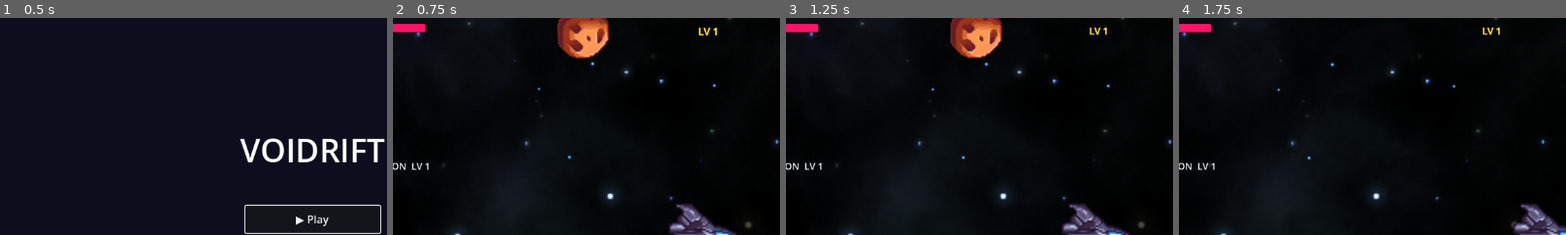
Above: before the commit, frames 1-4 (left to right).
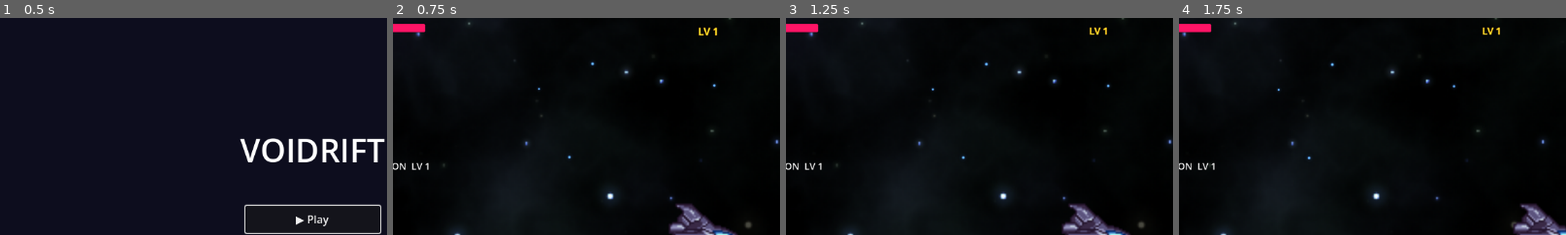
Above: after the commit, the same moments.

Repository: chalkbluffone/voidrift
Game: Godot game, scene res://scenes/ui/main_menu.tscn
The game is run twice, just before and just after one commit, with the same random seed, the same clock (stepped at 60 frames per second) and the same inputs.
Inputs (mouse positions are % of the whole screen's width and height, from its top left):
- Up to frame 1 (0.5 s): no input
- Up to frame 2 (0.75 s): click "▶ Play" at 0.5 s
- Up to frame 3 (1.25 s): no input
- Up to frame 4 (1.75 s): tap Enter (ui_accept) at 1.25, 1.52 s; move the mouse to (72, 45) at 1.27 s; hold Right (ui_right) from 1.28 s (still down); hold Space (phase_shift) from 1.28 s (still down); click (72, 45) at 1.42 s
The pictures show only the part of the screen within x 10-60%, y 0-50%; the shares and areas given below are measured in that part.

Frame 1 is identical in both runs. In frame 2, 2.2% of the frame differs, in the area x 42-56%, y 0-19%; in frame 3, 2.2%; in frame 4, nothing differs.

Commit message:
refactor: remove obsolete radiant arc debug UI and minable asteroid files
- Deleted `radiant_arc_debug_ui.gd` and its associated UID file.
- Removed `minable_asteroid.tscn` and its script, `minable_asteroid.gd`, along with the corresponding UID file.
- Updated `world.tscn` to remove references to the deleted minable asteroid scene and obstacle manager.
- Cleaned up `ship.gd` to remove the debug UI initialization and settings handling, integrating default radiant arc settings directly.
- Removed the `obstacle_manager.gd` script, which managed minable asteroids.
- Added a new document, `DECISION_POINTS.md`, to track refactoring decisions and completed fixes.

Diff:
--- a/effects/radiant_arc/radiant_arc_debug_ui.gd
+++ /dev/null
@@ -1,124 +0,0 @@
-extends CanvasLayer
-
-const SAVE_PATH = "user://radiant_arc_settings.cfg"
-
-# Reference to the settings we're modifying
-var settings: Dictionary = {
-	"arc_angle_deg": 90.0,
-	"radius": 42.0,
-	"thickness": 18.0,
-	"taper": 0.5,
-	"length_scale": 0.75,
-	"distance": 25.0,
-	"duration": 0.8,
-	"sweep_speed": 1.2,
-	"glow_strength": 3.0,
-	"fade_in": 0.08,
-	"fade_out": 0.15,
-}
-
-signal settings_changed(settings: Dictionary)
-
-
-func _load_settings() -> void:
-	var config = ConfigFile.new()
-	var err = config.load(SAVE_PATH)
-	if err == OK:
-		for key in settings.keys():
-			if config.has_section_key("arc", key):
-				settings[key] = config.get_value("arc", key)
-		print("Radiant Arc settings loaded from ", SAVE_PATH)
-
-
-func _save_settings() -> void:
-	var config = ConfigFile.new()
-	for key in settings.keys():
-		config.set_value("arc", key, settings[key])
-	config.save(SAVE_PATH)
-	print("Radiant Arc settings saved to ", SAVE_PATH)
-
-var _panel: PanelContainer
-var _sliders: Dictionary = {}
-var _labels: Dictionary = {}
-
-func _ready() -> void:
-	# Load saved settings first
-	_load_settings()
-
-	# Ensure this renders above everything
-	layer = 100
-
-	# Create the UI
-	_panel = PanelContainer.new()
-	_panel.set_anchors_preset(Control.PRESET_BOTTOM_RIGHT)
-	_panel.grow_horizontal = Control.GROW_DIRECTION_BEGIN
-	_panel.grow_vertical = Control.GROW_DIRECTION_BEGIN
-	_panel.offset_right = -50
-	_panel.offset_bottom = -50
-	add_child(_panel)
-
-	var vbox = VBoxContainer.new()
-	vbox.custom_minimum_size = Vector2(300, 0)
-	_panel.add_child(vbox)
-
-	# Title
-	var title = Label.new()
-	title.text = "Radiant Arc Debug (F1 to toggle)"
-	title.horizontal_alignment = HORIZONTAL_ALIGNMENT_CENTER
-	vbox.add_child(title)
-
-	# Add sliders for each setting
-	_add_slider(vbox, "arc_angle_deg", 30.0, 360.0, 1.0)
-	_add_slider(vbox, "radius", 10.0, 150.0, 1.0)
-	_add_slider(vbox, "thickness", 5.0, 80.0, 1.0)
-	_add_slider(vbox, "taper", 0.0, 1.0, 0.05)
-	_add_slider(vbox, "length_scale", 0.25, 3.0, 0.05)
-	_add_slider(vbox, "distance", 0.0, 100.0, 1.0)
-	_add_slider(vbox, "duration", 0.1, 2.0, 0.05)
-	_add_slider(vbox, "sweep_speed", 0.5, 5.0, 0.1)
-	_add_slider(vbox, "glow_strength", 0.5, 10.0, 0.1)
-	_add_slider(vbox, "fade_in", 0.0, 0.5, 0.01)
-	_add_slider(vbox, "fade_out", 0.0, 0.5, 0.01)
-
-	_panel.visible = false
-
-
-func _add_slider(parent: Control, setting_name: String, min_val: float, max_val: float, step: float) -> void:
-	var hbox = HBoxContainer.new()
-	parent.add_child(hbox)
-
-	# Label with name and value
-	var label = Label.new()
-	label.custom_minimum_size = Vector2(180, 0)
-	label.text = "%s: %.2f" % [setting_name, settings[setting_name]]
-	hbox.add_child(label)
-	_labels[setting_name] = label
-
-	# Slider
-	var slider = HSlider.new()
-	slider.custom_minimum_size = Vector2(120, 0)
-	slider.min_value = min_val
-	slider.max_value = max_val
-	slider.step = step
-	slider.value = settings[setting_name]
-	slider.value_changed.connect(_on_slider_changed.bind(setting_name))
-	hbox.add_child(slider)
-	_sliders[setting_name] = slider
-
-
-func _on_slider_changed(value: float, setting_name: String) -> void:
-	settings[setting_name] = value
-	_labels[setting_name].text = "%s: %.2f" % [setting_name, value]
-	_save_settings()  # Auto-save on every change
-	settings_changed.emit(settings)
-
-
-func _input(event: InputEvent) -> void:
-	if event is InputEventKey and event.pressed and not event.echo:
-		if event.keycode == KEY_F1:
-			_panel.visible = not _panel.visible
-			get_viewport().set_input_as_handled()
-
-
-func get_settings() -> Dictionary:
-	return settings.duplicate()
--- a/scenes/gameplay/obstacles/minable_asteroid.tscn
+++ /dev/null
@@ -1,31 +0,0 @@
-[gd_scene load_steps=6 format=3 uid="uid://c4eccvhn11enc"]
-
-[ext_resource type="Script" uid="uid://cryhcuk0x2a48" path="res://scripts/enemies/minable_asteroid.gd" id="1_akfqu"]
-[ext_resource type="Texture2D" uid="uid://0gvgjujv584a" path="res://Shoot`em Up/Asteroids-0001.png" id="2_6mo6b"]
-
-[sub_resource type="AtlasTexture" id="AtlasTexture_6mo6b"]
-atlas = ExtResource("2_6mo6b")
-region = Rect2(0, 64, 50, 50)
-
-[sub_resource type="SpriteFrames" id="SpriteFrames_t4se3"]
-animations = [{
-"frames": [{
-"duration": 1.0,
-"texture": SubResource("AtlasTexture_6mo6b")
-}],
-"loop": true,
-"name": &"default",
-"speed": 5.0
-}]
-
-[sub_resource type="CircleShape2D" id="CircleShape2D_0md28"]
-radius = 20.0
-
-[node name="MinableAsteroid" type="Area2D"]
-script = ExtResource("1_akfqu")
-
-[node name="Sprite2D" type="AnimatedSprite2D" parent="."]
-sprite_frames = SubResource("SpriteFrames_t4se3")
-
-[node name="CollisionShape2D" type="CollisionShape2D" parent="."]
-shape = SubResource("CircleShape2D_0md28")
--- a/scenes/gameplay/world.tscn
+++ b/scenes/gameplay/world.tscn
@@ -1,12 +1,10 @@
-[gd_scene load_steps=12 format=3 uid="uid://bvjgoos8oxons"]
+[gd_scene load_steps=11 format=3 uid="uid://bvjgoos8oxons"]
 
 [ext_resource type="Script" uid="uid://cev0tcmrresu0" path="res://scripts/systems/world.gd" id="1_71j4m"]
 [ext_resource type="PackedScene" uid="uid://b5txwryijy5id" path="res://scenes/gameplay/ship.tscn" id="1_rwgxs"]
 [ext_resource type="Texture2D" uid="uid://bfbdw3w7mpnbq" path="res://assets/backgrounds/Green Nebula/Green_Nebula_05-1024x1024.png" id="2_4mrxx"]
-[ext_resource type="Script" uid="uid://cveoc5hgemnu4" path="res://scripts/systems/obstacle_manager.gd" id="2_4wyf3"]
 [ext_resource type="Material" uid="uid://bc1yjbx4pki81" path="res://materials/stars_near.tres" id="2_i7141"]
 [ext_resource type="Material" uid="uid://byvccfmo8fywt" path="res://materials/stars_far.tres" id="2_qfnet"]
-[ext_resource type="PackedScene" uid="uid://c4eccvhn11enc" path="res://scenes/gameplay/obstacles/minable_asteroid.tscn" id="3_4wyf3"]
 [ext_resource type="Script" path="res://scripts/systems/enemy_spawner.gd" id="8_spawner"]
 [ext_resource type="PackedScene" uid="uid://dhud0000000001" path="res://scenes/ui/hud.tscn" id="9_hud"]
 [ext_resource type="PackedScene" uid="uid://dlevelup000001" path="res://scenes/ui/level_up.tscn" id="10_levelup"]
@@ -66,14 +64,6 @@
 
 [node name="Ship" parent="." instance=ExtResource("1_rwgxs")]
 
-[node name="Asteroids" type="Node2D" parent="."]
-
-[node name="ObstacleManager" type="Node" parent="."]
-script = ExtResource("2_4wyf3")
-asteroid_scene = ExtResource("3_4wyf3")
-ship_path = NodePath("../Ship")
-asteroid_container_path = NodePath("../Asteroids")
-
 [node name="EnemySpawner" type="Node2D" parent="."]
 script = ExtResource("8_spawner")
 
--- a/scripts/core/stats_component.gd
+++ b/scripts/core/stats_component.gd
@@ -8,6 +8,9 @@
 signal hp_changed(current: float, maximum: float)
 signal shield_changed(current: float, maximum: float)
 signal died
+
+# Autoload references
+var DataLoader: Node
 
 # --- Stat Names (constants for type safety) ---
 const STAT_MAX_HP := "max_hp"
@@ -112,6 +115,9 @@
 
 
 func _ready() -> void:
+	# Get autoload references
+	DataLoader = get_node_or_null("/root/DataLoader")
+
 	# Initialize with defaults
 	for stat_name in DEFAULT_BASE_STATS:
 		base_stats[stat_name] = DEFAULT_BASE_STATS[stat_name]
@@ -124,6 +130,10 @@
 
 func apply_ship_upgrade(upgrade_id: String) -> void:
 	"""Apply a single stack of a ship upgrade."""
+	if not DataLoader:
+		push_error("StatsComponent: DataLoader not available")
+		return
+
 	var upgrade_data: Dictionary = DataLoader.get_ship_upgrade(upgrade_id)
 	if upgrade_data.is_empty():
 		return
--- a/scripts/enemies/minable_asteroid.gd
+++ /dev/null
@@ -1,11 +0,0 @@
-extends Area2D
-
-## Minable asteroid - interactive object that can be destroyed for loot.
-## Press interact button near asteroid to mine it for Credits/XP/Stardust.
-
-var drift_velocity: Vector2 = Vector2.ZERO
-var spin_speed: float = 0.0
-
-func _physics_process(delta: float) -> void:
-	global_position += drift_velocity * delta
-	rotation += spin_speed * delta
--- a/scripts/player/ship.gd
+++ b/scripts/player/ship.gd
@@ -49,8 +49,21 @@
 # Auto-fire radiant arc
 var _arc_fire_timer: float = 0.0
 const ARC_FIRE_INTERVAL: float = 1.0  # Fire once per second
-var _arc_debug_ui: CanvasLayer = null
-var _arc_settings: Dictionary = {}
+
+# Default radiant arc settings (previously from debug UI)
+var _arc_settings: Dictionary = {
+	"arc_angle_deg": 90.0,
+	"radius": 42.0,
+	"thickness": 18.0,
+	"taper": 0.5,
+	"length_scale": 0.75,
+	"distance": 25.0,
+	"duration": 0.8,
+	"sweep_speed": 1.2,
+	"glow_strength": 3.0,
+	"fade_in": 0.08,
+	"fade_out": 0.15,
+}
 
 
 func _ready() -> void:
@@ -58,13 +71,6 @@
 
 	# Initialize radiant arc spawner
 	_arc_spawner = RadiantArcSpawnerScript.new(self)
-
-	# Initialize debug UI for arc settings
-	var debug_ui_script = load("res://effects/radiant_arc/radiant_arc_debug_ui.gd")
-	_arc_debug_ui = debug_ui_script.new()
-	add_child(_arc_debug_ui)
-	_arc_debug_ui.settings_changed.connect(_on_arc_settings_changed)
-	_arc_settings = _arc_debug_ui.get_settings()
 
 	# Set base speed from config
 	var config: Node = get_node("/root/GameConfig")
@@ -375,10 +381,6 @@
 
 # --- Radiant Arc ---
 
-func _on_arc_settings_changed(new_settings: Dictionary) -> void:
-	_arc_settings = new_settings
-
-
 func _spawn_radiant_arc() -> void:
 	"""Spawn the radiant arc slash effect."""
 	var params = _arc_settings.duplicate()
--- a/scripts/systems/obstacle_manager.gd
+++ /dev/null
@@ -1,126 +0,0 @@
-extends Node
-
-## Manages spawning and cleanup of minable asteroids throughout the run.
-## These are interactive objects that drop loot when destroyed.
-
-@export var asteroid_scene: PackedScene
-@export var ship_path: NodePath
-@export var asteroid_container_path: NodePath
-
-# IMPORTANT:
-# This spawner no longer owns its own seed.
-# It derives a deterministic system seed from the single global seed (GameSeed).
-@export var seed_namespace: String = "asteroids"
-
-@export var chunk_size: int = 1024
-@export var view_chunks_radius: int = 2         # how many chunks around the ship to generate
-@export var asteroids_per_chunk: int = 5        # density
-
-@export var min_scale: float = 0.4
-@export var max_scale: float = 2.6
-@export var min_drift: float = 0.0
-@export var max_drift: float = 0.0
-@export var min_spin: float = -1.5
-@export var max_spin: float = 1.5
-
-var ship: Node2D
-var container: Node2D
-
-# Derived from GameSeed (single global seed)
-var system_seed: int = 0
-
-# Which chunks we've already generated (so we don't duplicate)
-var generated_chunks: Dictionary = {}  # key: Vector2i -> true
-
-func _ready() -> void:
-	ship = get_node(ship_path) as Node2D
-	container = get_node(asteroid_container_path) as Node2D
-
-	# Pull the ONE global seed and derive this system's seed.
-	# You must have GameSeed autoloaded and initialized before this runs.
-	system_seed = GameSeed.derive_seed(seed_namespace)
-
-	# Generate initial area
-	_generate_around_ship()
-
-func _physics_process(_delta: float) -> void:
-	if is_instance_valid(ship):
-		_generate_around_ship()
-
-func _generate_around_ship() -> void:
-	if not is_instance_valid(ship):
-		return
-	var ship_chunk := _world_to_chunk(ship.global_position)
-
-	for cy in range(ship_chunk.y - view_chunks_radius, ship_chunk.y + view_chunks_radius + 1):
-		for cx in range(ship_chunk.x - view_chunks_radius, ship_chunk.x + view_chunks_radius + 1):
-			var c := Vector2i(cx, cy)
-			if generated_chunks.has(c):
-				continue
-			_generate_chunk(c)
-			generated_chunks[c] = true
-
-	# Optional cleanup so nodes don't grow forever
-	_cleanup_far_asteroids(ship_chunk)
-
-func _generate_chunk(chunk: Vector2i) -> void:
-	var rng := RandomNumberGenerator.new()
-	rng.seed = _chunk_seed(system_seed, chunk)
-
-	var origin := Vector2(chunk.x * chunk_size, chunk.y * chunk_size)
-
-	for i in range(asteroids_per_chunk):
-		var a := asteroid_scene.instantiate() as Node2D
-		container.add_child(a)
-
-		# Position within chunk
-		var pos := origin + Vector2(
-			rng.randf_range(0.0, float(chunk_size)),
-			rng.randf_range(0.0, float(chunk_size))
-		)
-		a.global_position = pos
-
-		# Random look/behavior (deterministic because rng is deterministic)
-		a.rotation = rng.randf_range(0.0, TAU)
-
-		var s := rng.randf_range(min_scale, max_scale)
-		a.scale = Vector2(s, s)
-
-		# Set drift + spin if your asteroid script supports it
-		# NOTE: 'set' exists on all Objects; these properties just need to exist on the asteroid instance.
-		var drift_dir := Vector2(rng.randf_range(-1.0, 1.0), rng.randf_range(-1.0, 1.0)).normalized()
-		var drift_speed := rng.randf_range(min_drift, max_drift)
-		a.set("drift_velocity", drift_dir * drift_speed)
-		a.set("spin_speed", rng.randf_range(min_spin, max_spin))
-
-func _cleanup_far_asteroids(ship_chunk: Vector2i) -> void:
-	# Keep only asteroids within (view_chunks_radius + 1) chunks
-	var keep_radius := view_chunks_radius + 1
-
-	for child in container.get_children():
-		var n := child as Node2D
-		if n == null:
-			continue
-		var c := _world_to_chunk(n.global_position)
-		if abs(c.x - ship_chunk.x) > keep_radius or abs(c.y - ship_chunk.y) > keep_radius:
-			n.queue_free()
-
-func _world_to_chunk(pos: Vector2) -> Vector2i:
-	# floor division works correctly for negative coords too
-	var cx := int(floor(pos.x / float(chunk_size)))
-	var cy := int(floor(pos.y / float(chunk_size)))
-	return Vector2i(cx, cy)
-
-func _chunk_seed(seed0: int, chunk: Vector2i) -> int:
-	# Combine system seed + chunk coords into a stable hash
-	var h := int(seed0)
-	h = _mix(h ^ int(chunk.x) * 374761393)
-	h = _mix(h ^ int(chunk.y) * 668265263)
-	return h & 0x7fffffff  # keep it positive for RNG
-
-func _mix(x: int) -> int:
-	# Simple integer hash mix (deterministic)
-	x = (x ^ (x >> 16)) * 2246822519
-	x = (x ^ (x >> 13)) * 3266489917
-	x = x ^ (x >> 16)
-	return x
Not shown, changed: data/megabonk_weapons.csv.import
Not shown, changed: debug_log.txt
Not shown, removed: effects/radiant_arc/radiant_arc_debug_ui.gd.uid
Not shown, removed: scripts/enemies/minable_asteroid.gd.uid
Not shown, removed: scripts/systems/obstacle_manager.gd.uid
Not shown, added: DECISION_POINTS.md
